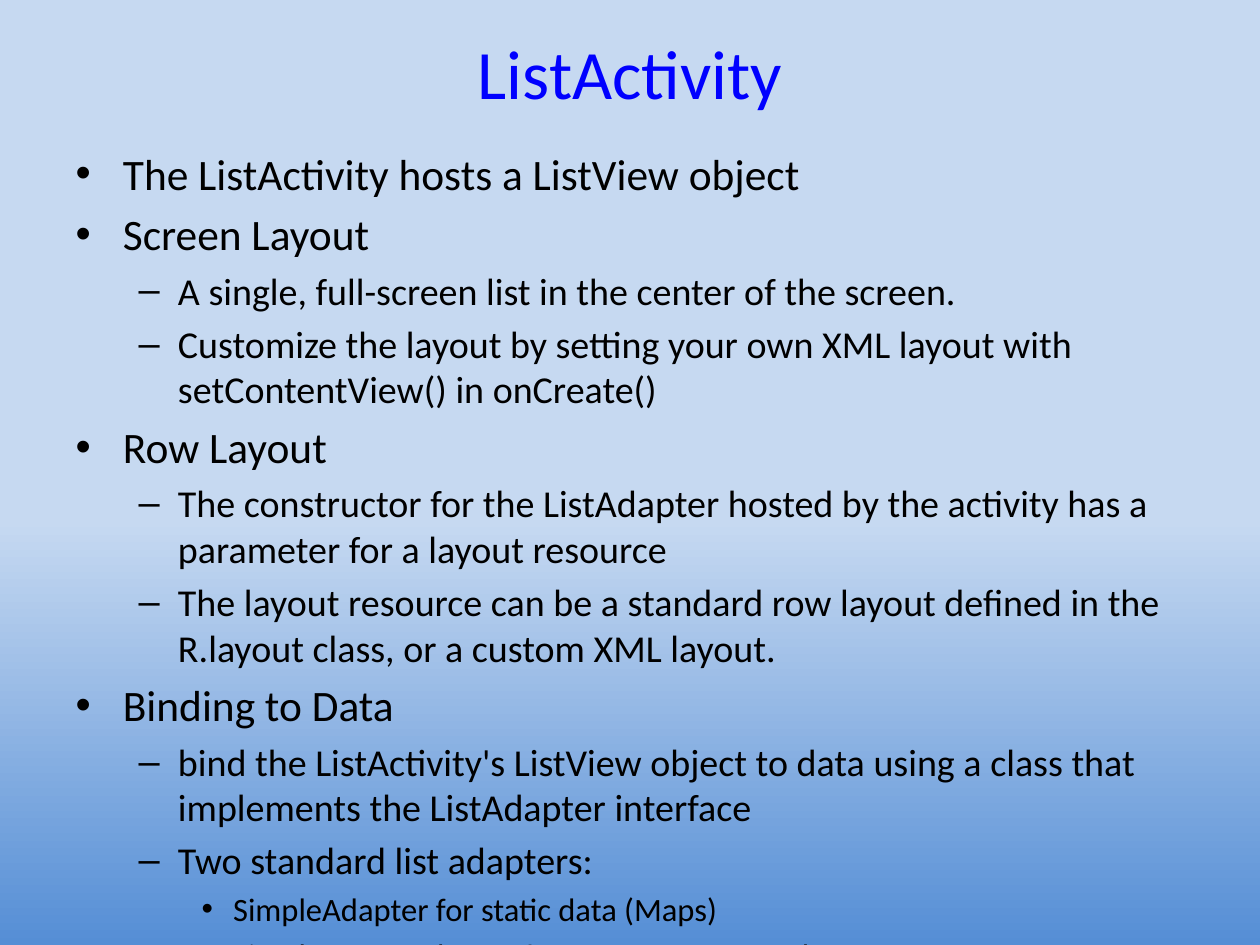
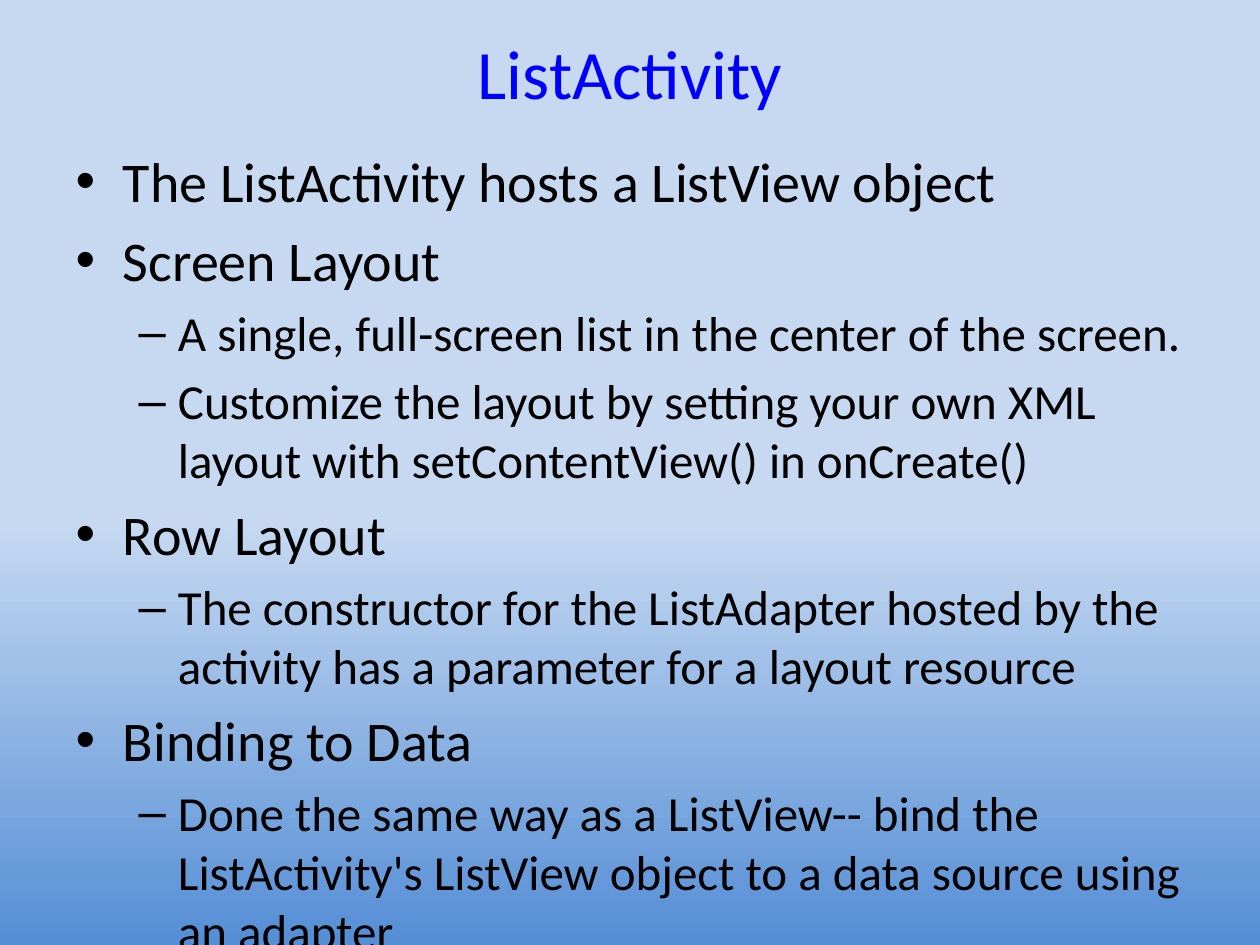
Before and after one commit to UO-CIS/CIS399Android-CourseMaterials, a slide deck: slide 7 of Notes and Slides/CIS399Wk3Day2-ListViews.pptx. Drawn at 1260x945 pixels with LibreOffice and Linux fonts; fonts in the diff are those of the drawing. Boxes give left, top, right and bottom in pixels: in the first picture for what was removed or moved away, otherwise in the second. Text is boxed around its words. In the diff, an @@ line names an element or a change of style, - is before the commit and + after.

Commit message:
Updated the slides

```diff
--- a/Notes and Slides/CIS399Wk3Day2-ListViews.pptx
+++ b/Notes and Slides/CIS399Wk3Day2-ListViews.pptx
@@ text at [123,163,1180,771]: size 24.8 to 32 pt in "The ListActivity hosts a ListView object", "Screen Layout", "Row Layout", "Binding to Data"; size 21.7 to 28 pt in "A single, full-screen list in the center ...", "Customize the layout by setting your own ...", "The constructor for the ListAdapter hosted by ..."; more space between paragraphs @@
@@ text at [178,589,1160,668]: paragraph removed @@
-  – The layout resource can be a standard row layout defined in the R.layout class, or a custom XML layout.
@@ text at [178,797,1180,899]: text changed; size 21.7 to 28 pt @@
-  – bind the ListActivity's ListView object to data using a class that implements the ListAdapter interface
-  – Two standard list adapters:
-    • SimpleAdapter for static data (Maps)
-    • SimpleCursorAdapter for Cursor query results
+  – Done the same way as a ListView-- bind the ListActivity's ListView object to a data source using an adapter
```
Also in this commit, not shown: 4 other slides changed, 2 other files.
